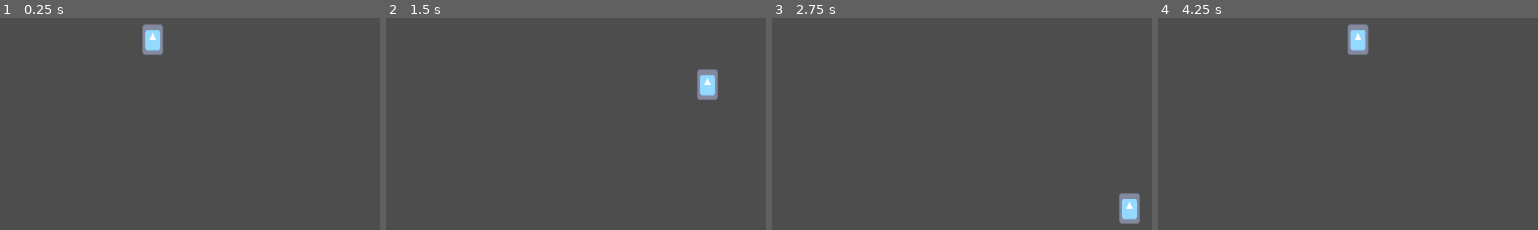
Above: before the commit, frames 1-4 (left to right).
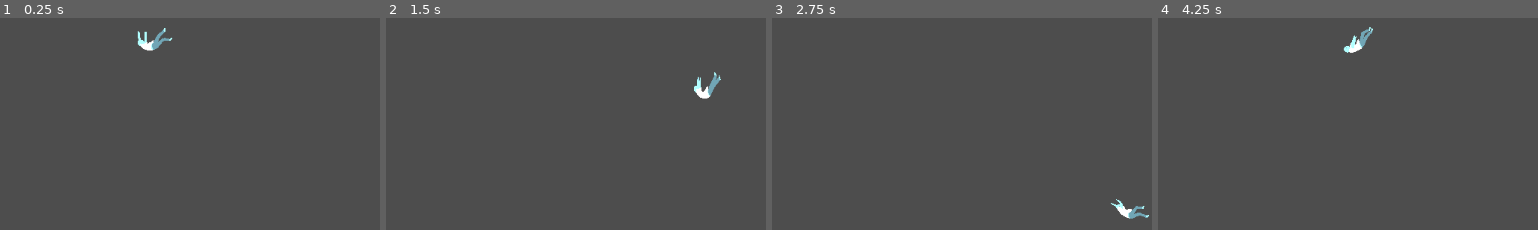
Above: after the commit, the same moments.

Repository: Gonzako/composerndevjam
Game: Godot game, scene res://Scenes/TestScene.tscn
The game is run twice, just before and just after one commit, with the same random seed, the same clock (stepped at 60 frames per second) and the same inputs. The engine's default icon, where the game draws it, is replaced by a stand-in: a white triangle on a blue panel in a dark square.
Inputs:
- Up to frame 1 (0.25 s): no input
- Up to frame 2 (1.5 s): tap Enter (ui_accept) at 0.5, 0.77 s; hold Right (ui_right) 0.53-1.28 s; hold Down (ui_down) from 1.28 s (still down)
- Up to frame 3 (2.75 s): tap Enter (ui_accept) at 1.52 s; release Down (ui_down) at 2.03 s; hold Right (ui_right) from 2.03 s (still down)
- Up to frame 4 (4.25 s): tap Enter (ui_accept) at 2.75, 3.02, 3.77 s; release Right (ui_right) at 2.78 s; hold Up (ui_up) 2.78-3.53 s; hold Left (ui_left) from 3.53 s (still down)

The runs differ from the first frame. In frame 1, 0.9% of the frame differs, in the area x 36-46%, y 2-18%; in frame 2, 0.8%; in frame 3, 0.9%; in frame 4, 0.9%.

Commit message:
Added simple character animations and added basic AnimationPlayer functionality to go with it

Diff:
--- a/Components/player_scene_base.tscn
+++ b/Components/player_scene_base.tscn
@@ -1,27 +1,313 @@
-[gd_scene load_steps=5 format=3 uid="uid://bdf8kk62a3ib0"]
-
-[ext_resource type="Texture2D" uid="uid://cf7w1jq76t4p7" path="res://icon.svg" id="1_0flpj"]
+[gd_scene load_steps=23 format=3 uid="uid://bdf8kk62a3ib0"]
+
 [ext_resource type="Script" uid="uid://jb8cyklju0ve" path="res://Scripts/player_logic.gd" id="1_xt181"]
+[ext_resource type="Texture2D" uid="uid://bayokgygxcp2h" path="res://sprites/character1.png" id="2_xt181"]
 
 [sub_resource type="CapsuleShape2D" id="CapsuleShape2D_ggyil"]
 
 [sub_resource type="CanvasItemMaterial" id="CanvasItemMaterial_xt181"]
 blend_mode = 1
 
+[sub_resource type="AtlasTexture" id="AtlasTexture_f10aw"]
+atlas = ExtResource("2_xt181")
+region = Rect2(1584, 0, 792, 544)
+
+[sub_resource type="AtlasTexture" id="AtlasTexture_h71q8"]
+atlas = ExtResource("2_xt181")
+region = Rect2(1584, 544, 792, 544)
+
+[sub_resource type="AtlasTexture" id="AtlasTexture_bhn6s"]
+atlas = ExtResource("2_xt181")
+region = Rect2(3168, 0, 792, 544)
+
+[sub_resource type="AtlasTexture" id="AtlasTexture_l1h8i"]
+atlas = ExtResource("2_xt181")
+region = Rect2(3168, 544, 792, 544)
+
+[sub_resource type="AtlasTexture" id="AtlasTexture_mtkyt"]
+atlas = ExtResource("2_xt181")
+region = Rect2(2376, 0, 792, 544)
+
+[sub_resource type="AtlasTexture" id="AtlasTexture_bccsh"]
+atlas = ExtResource("2_xt181")
+region = Rect2(2376, 544, 792, 544)
+
+[sub_resource type="AtlasTexture" id="AtlasTexture_sjwo0"]
+atlas = ExtResource("2_xt181")
+region = Rect2(0, 0, 792, 544)
+
+[sub_resource type="AtlasTexture" id="AtlasTexture_tok6t"]
+atlas = ExtResource("2_xt181")
+region = Rect2(0, 544, 792, 544)
+
+[sub_resource type="AtlasTexture" id="AtlasTexture_5yr4r"]
+atlas = ExtResource("2_xt181")
+region = Rect2(792, 0, 792, 544)
+
+[sub_resource type="AtlasTexture" id="AtlasTexture_wwqff"]
+atlas = ExtResource("2_xt181")
+region = Rect2(792, 544, 792, 544)
+
+[sub_resource type="SpriteFrames" id="SpriteFrames_fc0id"]
+animations = [{
+"frames": [{
+"duration": 1.0,
+"texture": SubResource("AtlasTexture_f10aw")
+}, {
+"duration": 1.0,
+"texture": SubResource("AtlasTexture_h71q8")
+}],
+"loop": true,
+"name": &"default",
+"speed": 5.0
+}, {
+"frames": [{
+"duration": 1.0,
+"texture": SubResource("AtlasTexture_bhn6s")
+}, {
+"duration": 1.0,
+"texture": SubResource("AtlasTexture_l1h8i")
+}],
+"loop": true,
+"name": &"down",
+"speed": 5.0
+}, {
+"frames": [{
+"duration": 1.0,
+"texture": SubResource("AtlasTexture_mtkyt")
+}, {
+"duration": 1.0,
+"texture": SubResource("AtlasTexture_bccsh")
+}],
+"loop": true,
+"name": &"left",
+"speed": 5.0
+}, {
+"frames": [{
+"duration": 1.0,
+"texture": SubResource("AtlasTexture_sjwo0")
+}, {
+"duration": 1.0,
+"texture": SubResource("AtlasTexture_tok6t")
+}],
+"loop": true,
+"name": &"right",
+"speed": 5.0
+}, {
+"frames": [{
+"duration": 1.0,
+"texture": SubResource("AtlasTexture_5yr4r")
+}, {
+"duration": 1.0,
+"texture": SubResource("AtlasTexture_wwqff")
+}],
+"loop": true,
+"name": &"up",
+"speed": 5.0
+}]
+
+[sub_resource type="Animation" id="Animation_kwtnf"]
+resource_name = "idle"
+length = 0.33333668
+loop_mode = 1
+tracks/0/type = "value"
+tracks/0/imported = false
+tracks/0/enabled = true
+tracks/0/path = NodePath("PlayerLogic/PlayerVisuals/Sprite2D:animation")
+tracks/0/interp = 1
+tracks/0/loop_wrap = true
+tracks/0/keys = {
+"times": PackedFloat32Array(0),
+"transitions": PackedFloat32Array(1),
+"update": 1,
+"values": [&"default"]
+}
+tracks/1/type = "value"
+tracks/1/imported = false
+tracks/1/enabled = true
+tracks/1/path = NodePath("PlayerLogic/PlayerVisuals/Sprite2D:frame")
+tracks/1/interp = 1
+tracks/1/loop_wrap = true
+tracks/1/keys = {
+"times": PackedFloat32Array(0, 0.16666669),
+"transitions": PackedFloat32Array(1, 1),
+"update": 1,
+"values": [0, 1]
+}
+
+[sub_resource type="Animation" id="Animation_tpbpu"]
+length = 0.001
+tracks/0/type = "value"
+tracks/0/imported = false
+tracks/0/enabled = true
+tracks/0/path = NodePath("PlayerLogic/PlayerVisuals/Sprite2D:animation")
+tracks/0/interp = 1
+tracks/0/loop_wrap = true
+tracks/0/keys = {
+"times": PackedFloat32Array(0),
+"transitions": PackedFloat32Array(1),
+"update": 1,
+"values": [&"default"]
+}
+tracks/1/type = "value"
+tracks/1/imported = false
+tracks/1/enabled = true
+tracks/1/path = NodePath("PlayerLogic/PlayerVisuals/Sprite2D:frame")
+tracks/1/interp = 1
+tracks/1/loop_wrap = true
+tracks/1/keys = {
+"times": PackedFloat32Array(0),
+"transitions": PackedFloat32Array(1),
+"update": 1,
+"values": [0]
+}
+
+[sub_resource type="Animation" id="Animation_pjeht"]
+resource_name = "left"
+length = 0.33333668
+loop_mode = 1
+tracks/0/type = "value"
+tracks/0/imported = false
+tracks/0/enabled = true
+tracks/0/path = NodePath("PlayerLogic/PlayerVisuals/Sprite2D:animation")
+tracks/0/interp = 1
+tracks/0/loop_wrap = true
+tracks/0/keys = {
+"times": PackedFloat32Array(0),
+"transitions": PackedFloat32Array(1),
+"update": 1,
+"values": [&"left"]
+}
+tracks/1/type = "value"
+tracks/1/imported = false
+tracks/1/enabled = true
+tracks/1/path = NodePath("PlayerLogic/PlayerVisuals/Sprite2D:frame")
+tracks/1/interp = 1
+tracks/1/loop_wrap = true
+tracks/1/keys = {
+"times": PackedFloat32Array(0, 0.16666667),
+"transitions": PackedFloat32Array(1, 1),
+"update": 1,
+"values": [0, 1]
+}
+
+[sub_resource type="Animation" id="Animation_byw7f"]
+resource_name = "right"
+length = 0.33333668
+loop_mode = 1
+tracks/0/type = "value"
+tracks/0/imported = false
+tracks/0/enabled = true
+tracks/0/path = NodePath("PlayerLogic/PlayerVisuals/Sprite2D:animation")
+tracks/0/interp = 1
+tracks/0/loop_wrap = true
+tracks/0/keys = {
+"times": PackedFloat32Array(0),
+"transitions": PackedFloat32Array(1),
+"update": 1,
+"values": [&"right"]
+}
+tracks/1/type = "value"
+tracks/1/imported = false
+tracks/1/enabled = true
+tracks/1/path = NodePath("PlayerLogic/PlayerVisuals/Sprite2D:frame")
+tracks/1/interp = 1
+tracks/1/loop_wrap = true
+tracks/1/keys = {
+"times": PackedFloat32Array(0, 0.16666667),
+"transitions": PackedFloat32Array(1, 1),
+"update": 1,
+"values": [0, 1]
+}
+
+[sub_resource type="Animation" id="Animation_sgt1x"]
+resource_name = "down"
+length = 0.33333668
+loop_mode = 1
+tracks/0/type = "value"
+tracks/0/imported = false
+tracks/0/enabled = true
+tracks/0/path = NodePath("PlayerLogic/PlayerVisuals/Sprite2D:animation")
+tracks/0/interp = 1
+tracks/0/loop_wrap = true
+tracks/0/keys = {
+"times": PackedFloat32Array(0),
+"transitions": PackedFloat32Array(1),
+"update": 1,
+"values": [&"down"]
+}
+tracks/1/type = "value"
+tracks/1/imported = false
+tracks/1/enabled = true
+tracks/1/path = NodePath("PlayerLogic/PlayerVisuals/Sprite2D:frame")
+tracks/1/interp = 1
+tracks/1/loop_wrap = true
+tracks/1/keys = {
+"times": PackedFloat32Array(0, 0.16666667),
+"transitions": PackedFloat32Array(1, 1),
+"update": 1,
+"values": [0, 1]
+}
+
+[sub_resource type="Animation" id="Animation_3rice"]
+resource_name = "up"
+length = 0.33333668
+loop_mode = 1
+tracks/0/type = "value"
+tracks/0/imported = false
+tracks/0/enabled = true
+tracks/0/path = NodePath("PlayerLogic/PlayerVisuals/Sprite2D:animation")
+tracks/0/interp = 1
+tracks/0/loop_wrap = true
+tracks/0/keys = {
+"times": PackedFloat32Array(0),
+"transitions": PackedFloat32Array(1),
+"update": 1,
+"values": [&"up"]
+}
+tracks/1/type = "value"
+tracks/1/imported = false
+tracks/1/enabled = true
+tracks/1/path = NodePath("PlayerLogic/PlayerVisuals/Sprite2D:frame")
+tracks/1/interp = 1
+tracks/1/loop_wrap = true
+tracks/1/keys = {
+"times": PackedFloat32Array(0, 0.16666667),
+"transitions": PackedFloat32Array(1, 1),
+"update": 1,
+"values": [0, 1]
+}
+
+[sub_resource type="AnimationLibrary" id="AnimationLibrary_l6i3b"]
+_data = {
+&"RESET": SubResource("Animation_tpbpu"),
+&"down": SubResource("Animation_sgt1x"),
+&"idle": SubResource("Animation_kwtnf"),
+&"left": SubResource("Animation_pjeht"),
+&"right": SubResource("Animation_byw7f"),
+&"up": SubResource("Animation_3rice")
+}
+
 [node name="PlayerParent" type="Node2D"]
 editor_description = "Parent object that holds player objects that dont follow the player"
 
-[node name="PlayerLogic" type="CharacterBody2D" parent="."]
+[node name="PlayerLogic" type="CharacterBody2D" parent="." node_paths=PackedStringArray("animation_player")]
 position = Vector2(0, -15)
 script = ExtResource("1_xt181")
+animation_player = NodePath("../AnimationPlayer")
 
 [node name="CollisionShape2D" type="CollisionShape2D" parent="PlayerLogic"]
 shape = SubResource("CapsuleShape2D_ggyil")
 
 [node name="PlayerVisuals" type="Node2D" parent="PlayerLogic"]
 
-[node name="Sprite2D" type="Sprite2D" parent="PlayerLogic/PlayerVisuals"]
+[node name="Sprite2D" type="AnimatedSprite2D" parent="PlayerLogic/PlayerVisuals"]
 material = SubResource("CanvasItemMaterial_xt181")
-position = Vector2(-7.1525574e-07, -0.49999976)
-scale = Vector2(0.21875001, 0.32031247)
-texture = ExtResource("1_0flpj")
+position = Vector2(0, 1)
+scale = Vector2(0.06718383, 0.06718383)
+sprite_frames = SubResource("SpriteFrames_fc0id")
+
+[node name="AnimationPlayer" type="AnimationPlayer" parent="."]
+libraries = {
+&"": SubResource("AnimationLibrary_l6i3b")
+}
--- a/Scripts/player_logic.gd
+++ b/Scripts/player_logic.gd
@@ -4,6 +4,8 @@
 const SPEED = 300.0
 const JUMP_VELOCITY = -400.0
 @export var move_axis = ["ui_left","ui_right","ui_up","ui_down"]
+@export var animation_player: AnimationPlayer
+var move_animations = ["left", "right", "up", "down"]
 
 func _physics_process(_delta: float) -> void:
 	if Input.is_action_just_pressed("ui_accept"):
@@ -15,7 +17,14 @@
 	var direction := Input.get_vector(move_axis[0],move_axis[1],move_axis[2],move_axis[3]).normalized()
 	if direction:
 		velocity = direction * SPEED
+
+		# Simple animation player
+		for index in move_axis.size():
+			if Input.is_action_pressed(move_axis[index]):
+				animation_player.play(move_animations[index])
+
 	else:
 		velocity = velocity.move_toward(Vector2.ZERO,SPEED*0.2)
+		animation_player.play("idle")
 
 	move_and_slide()
Binary file added: sprites/character1.png
Not shown, added: sprites/character1.png.import
